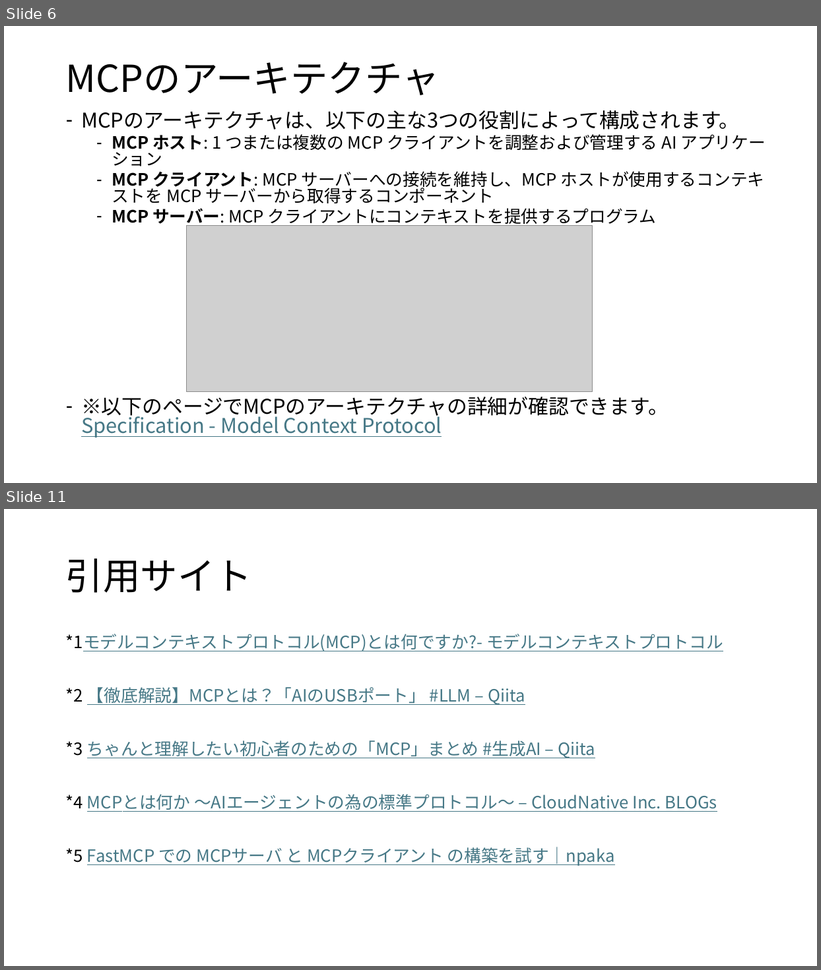
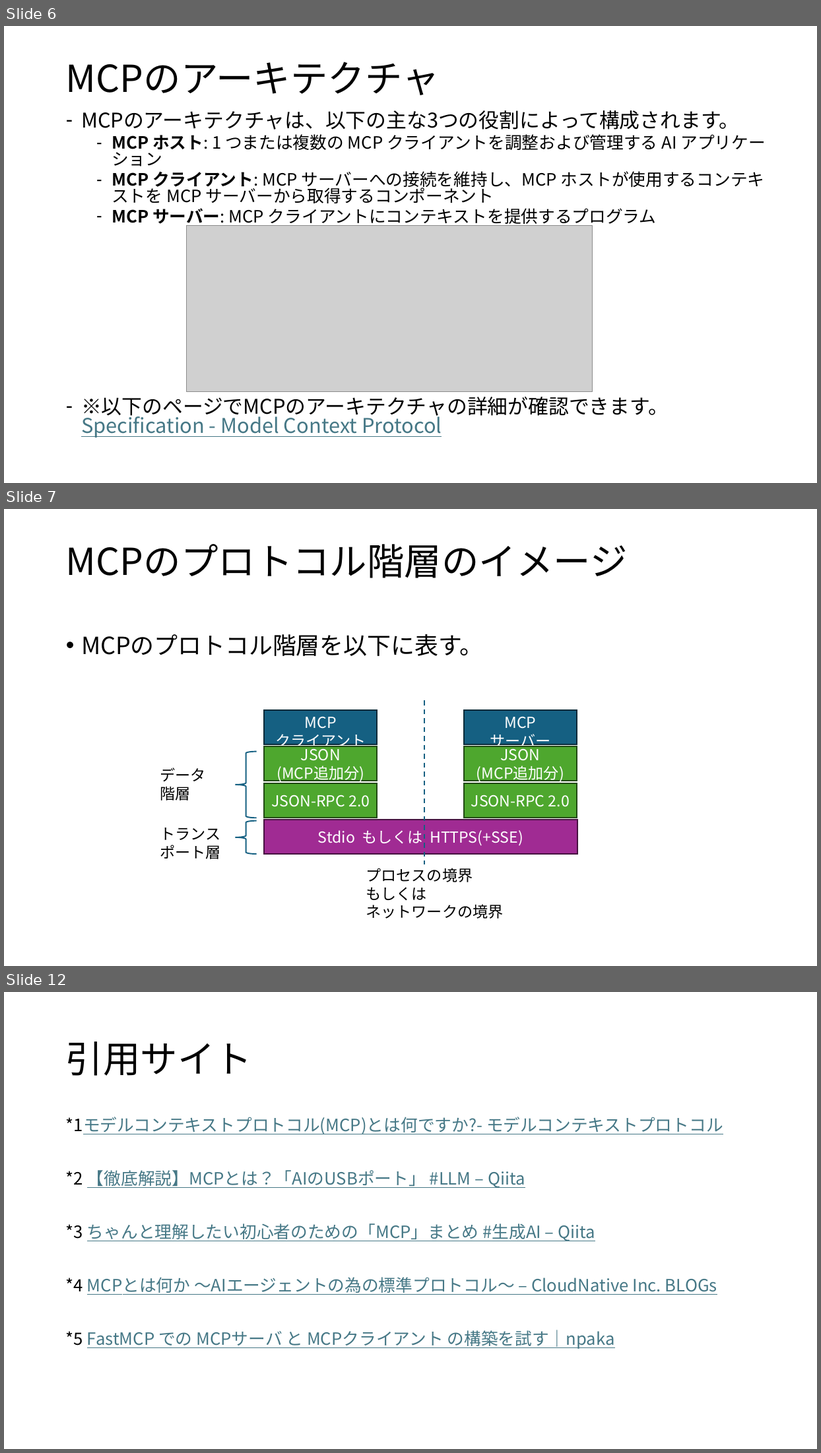
Before and after one commit to koga-miko/misc, a slide deck: raspberry-pi-report/MCPについて.pptx. Shown one above the other, each under a label of ours: slides 6 and 11 before the commit, slides 6, 7 and 12 after it; the slides between them are not shown. The pictures are 821x970 and 821x1453 pixels, drawn with LibreOffice and Linux fonts; fonts in the diff are those of the drawing; grey boxes stand for pictures. Boxes give left, top, right and bottom in pixels: in the first picture for what was removed or moved away, otherwise in the second. Text is boxed around its words. In the diff, an @@ line names an element or a change of style, - is before the commit and + after.

```diff
--- a/raspberry-pi-report/MCPについて.pptx
+++ b/raspberry-pi-report/MCPについて.pptx
@@ slide 7 added at [4,509,817,966], background #FFFFFF @@
@@ title added at [66,544,628,578], 44 pt, text #000000 @@
+MCPのプロトコル階層のイメージ
@@ text added at [81,634,483,656], 28 pt, text #000000 @@
+• MCPのプロトコル階層を以下に表す。
@@ line added from (424, 700) to (424, 865), #156082 1.5 pt dashed @@
@@ rectangle added at [265,710,378,745], fill #156082, outline #092A39 1.5 pt, 18 pt, text #FFFFFF @@
+MCP
+クライアント
@@ rectangle added at [464,710,577,745], fill #156082, outline #092A39 1.5 pt, 18 pt, text #FFFFFF @@
+MCP
+サーバー
@@ left brace added at [235,752,257,819], outline #156082 1.5 pt @@
@@ rectangle added at [265,747,378,781], fill #4EA72E, outline #224914 1.5 pt, 18 pt, text #FFFFFF @@
+JSON
+(MCP追加分)
@@ rectangle added at [464,747,577,781], fill #4EA72E, outline #224914 1.5 pt, 18 pt, text #FFFFFF @@
+JSON
+(MCP追加分)
@@ text added at [160,768,205,801], 18 pt, text #000000 @@
+データ
+階層
@@ rectangle added at [265,784,378,818], fill #4EA72E, outline #224914 1.5 pt, 18 pt, text #FFFFFF @@
+JSON-RPC 2.0
@@ rectangle added at [464,784,577,818], fill #4EA72E, outline #224914 1.5 pt, 18 pt, text #FFFFFF @@
+JSON-RPC 2.0
@@ left brace added at [235,821,257,854], outline #156082 1.5 pt @@
@@ rectangle added at [265,820,578,854], fill #A02B93, outline #461340 1.5 pt, 18 pt, text #FFFFFF @@
+Stdio もしくは HTTPS(+SSE)
@@ text added at [160,828,220,859], 18 pt, text #000000 @@
+トランスポート層
@@ text added at [366,868,504,919], 18 pt, text #000000 @@
+プロセスの境界
+もしくは
+ネットワークの境界
@@ what was slide 11 is now slide 12 @@
```
Also in this commit, not shown: 6 slides changed, 2 other slides added, 2 slides removed.
